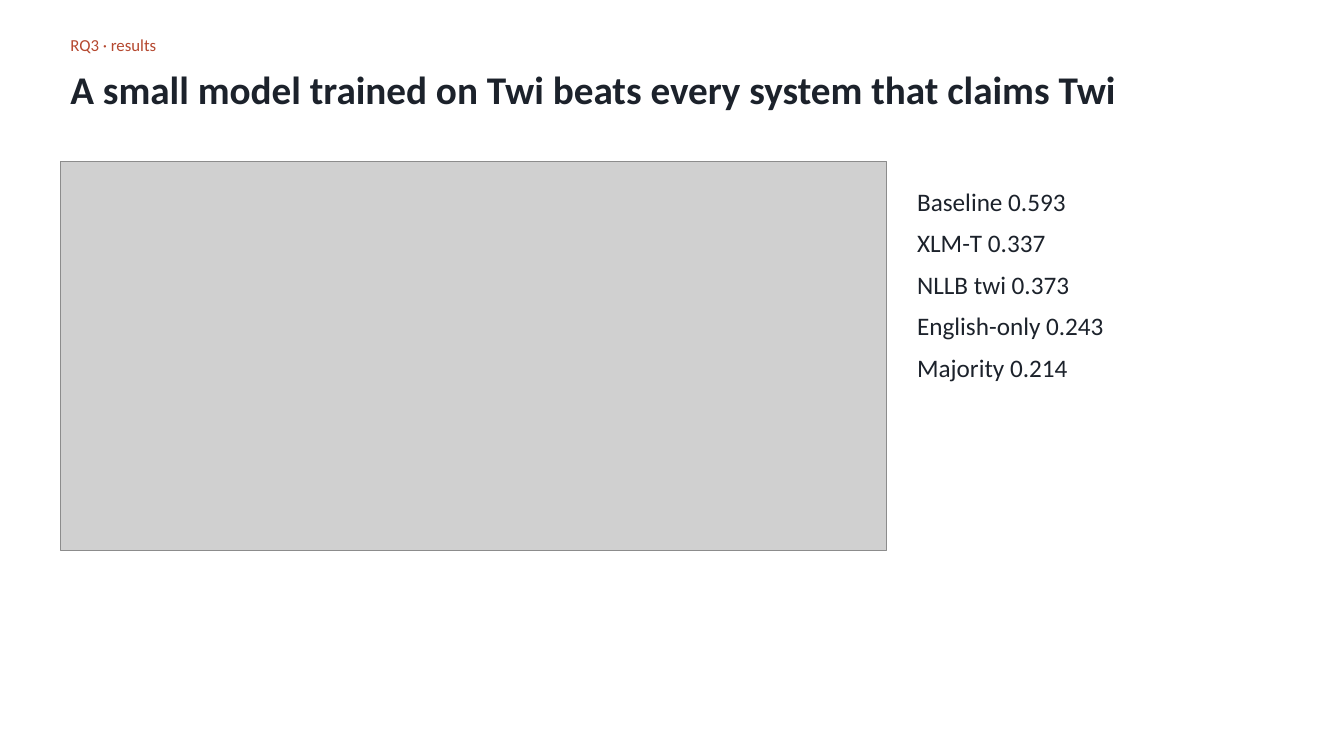
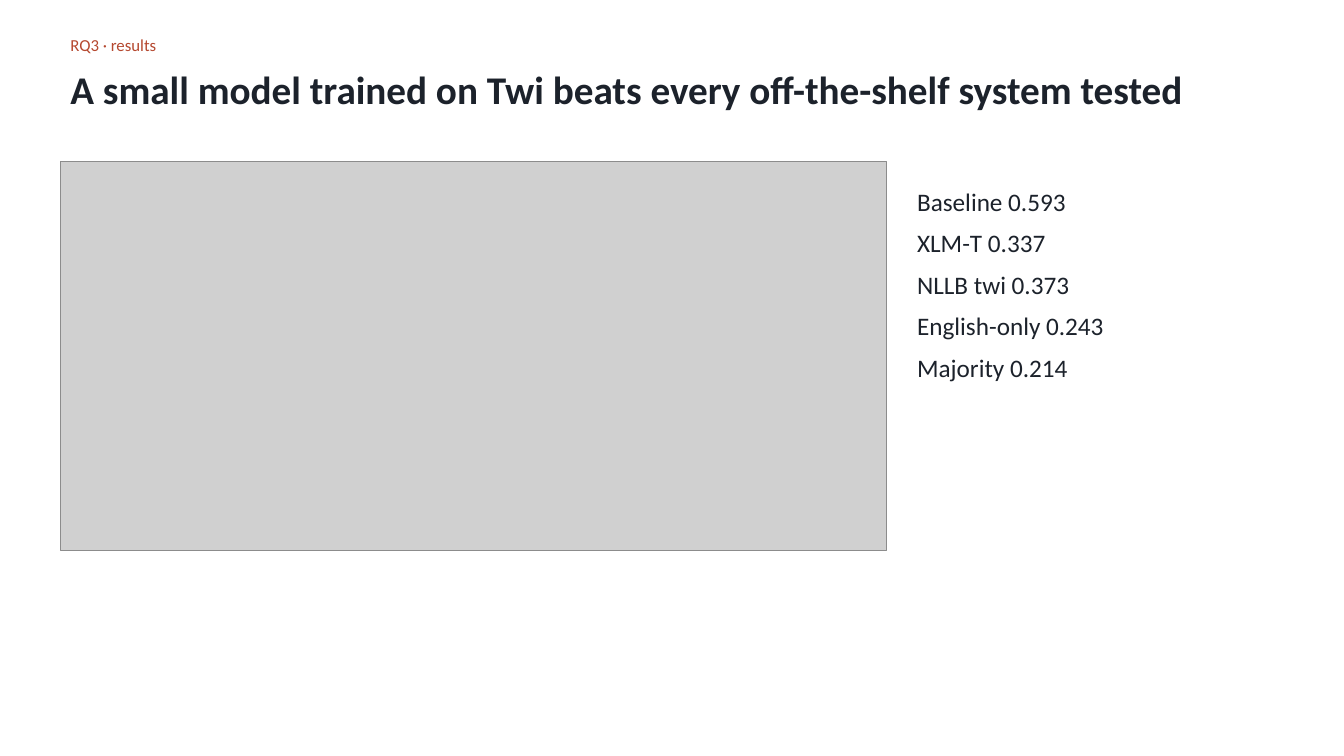
Before and after one commit to osamabinIaggin/dcit316-final-project, a slide deck: slide 8 of FINAL_PROJECT_22128981_GideonElormGlago_slides.pptx. Drawn at 1344x756 pixels with LibreOffice and Linux fonts; fonts in the diff are those of the drawing; grey boxes stand for pictures. Boxes give left, top, right and bottom in pixels: in the first picture for what was removed or moved away, otherwise in the second. Text is boxed around its words. In the diff, an @@ line names an element or a change of style, - is before the commit and + after.

Commit message:
Update slides with the tested causes

```diff
--- a/FINAL_PROJECT_22128981_GideonElormGlago_slides.pptx
+++ b/FINAL_PROJECT_22128981_GideonElormGlago_slides.pptx
@@ text at box(70, 76, 1183, 110): text changed @@
-A small model trained on Twi beats every system that claims Twi
+A small model trained on Twi beats every off-the-shelf system tested
```
Also in this commit, not shown: 2 other slides changed, 2 other files.
